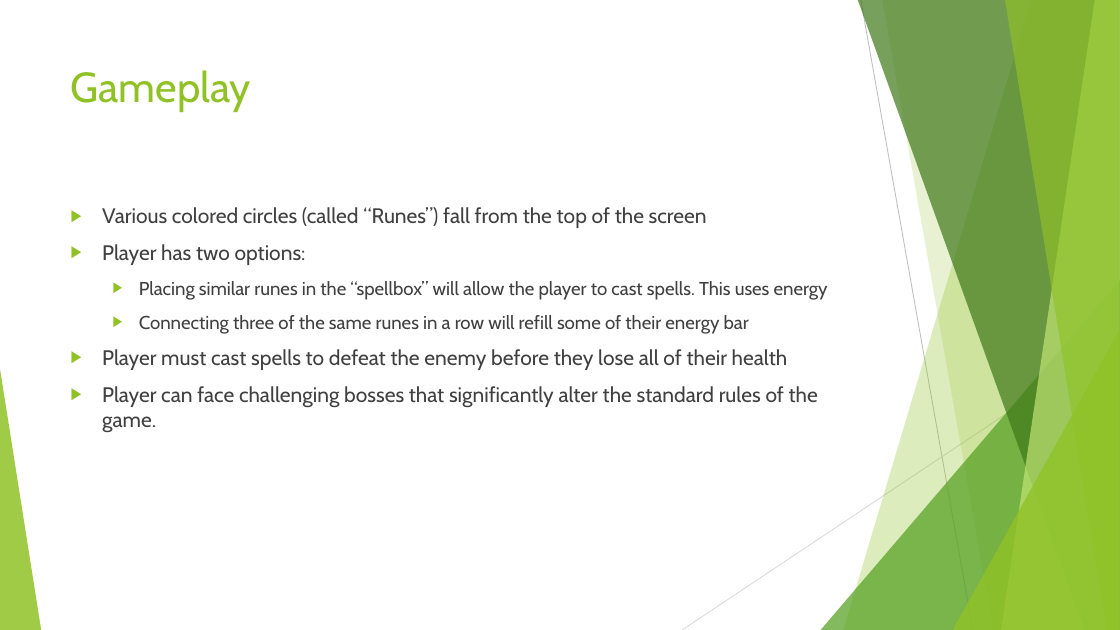
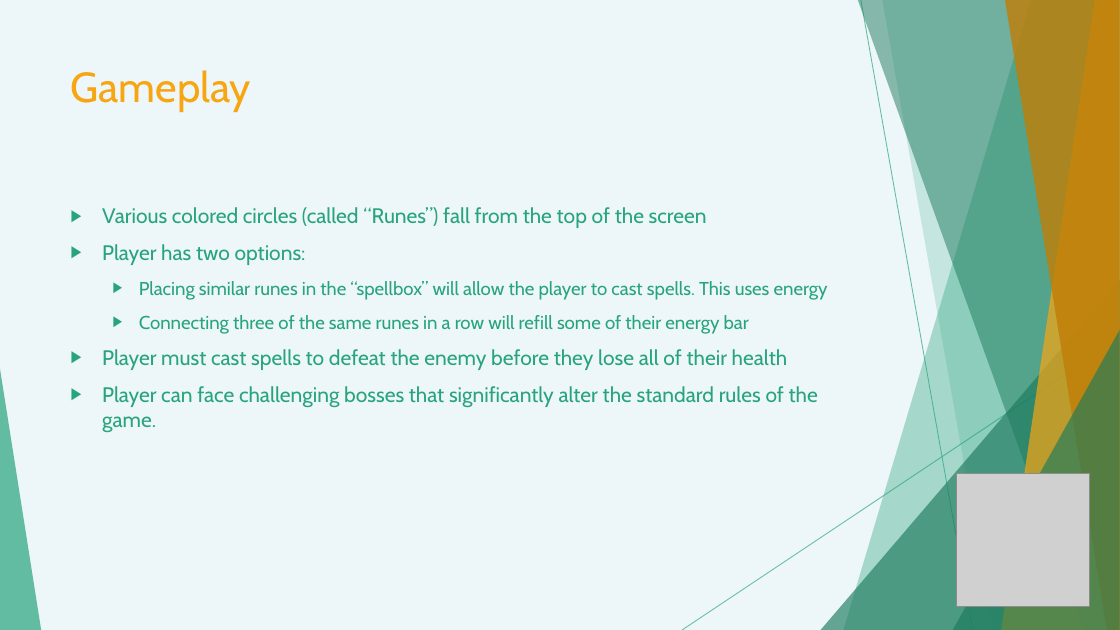
Before and after one commit to Cwalrus96/SeniorProject, a slide deck: slide 14 of Presentations/FinalPresentation.pptx (slide 13 before the commit). Drawn at 1120x630 pixels with LibreOffice and Linux fonts; fonts in the diff are those of the drawing; grey boxes stand for pictures. Boxes give left, top, right and bottom in pixels: in the first picture for what was removed or moved away, otherwise in the second. Text is boxed around its words. In the diff, an @@ line names an element or a change of style, - is before the commit and + after.

Commit message:
started working on adding game tree

```diff
--- a/Presentations/FinalPresentation.pptx
+++ b/Presentations/FinalPresentation.pptx
@@ background #FFFFFF to #EDF6F9 @@
@@ freeform shape at box(844, 0, 1120, 630): fill #90C226 at 30% opacity to #28A47C at 36% opacity @@
@@ freeform shape at box(858, 0, 1120, 630): fill #3F7819 at 70% opacity to #1E7B5D at 50% opacity @@
@@ line (861, 0) - (973, 630): stroke #BFBFBF 0.75 pt to #28A47C 0.75 pt @@
@@ freeform shape at box(882, 0, 1120, 630): fill #90C226 at 20% opacity to #28A47C at 20% opacity @@
@@ freeform shape at box(1002, 0, 1120, 630): fill #C0E474 at 70% opacity to #F7A511 at 70% opacity @@
@@ freeform shape at box(1005, 0, 1120, 630): fill #90C226 at 65% opacity to #C07E06 at 80% opacity @@
@@ title "Gameplay" at box(71, 70, 252, 112): text colour #90C226 to #F7A511 @@
@@ text "Various colored circles (called “Runes”) ..." at box(102, 207, 828, 433): text colour #404040 to #28A47C; bullet colour #90C226 to #28A47C @@
@@ triangle at box(821, 280, 1120, 630): fill #54A021 at 72% opacity to #1E7B5D at 66% opacity @@
@@ line (1120, 339) - (682, 630): stroke #D9D9D9 0.75 pt to #28A47C 0.75 pt @@
@@ triangle at box(953, 330, 1120, 630): fill #90C226 at 80% opacity to #1E7B5D at 66% opacity @@
@@ triangle at box(0, 369, 41, 630): fill #90C226 at 85% opacity to #28A47C at 70% opacity @@
@@ picture added at box(957, 474, 1090, 607) @@
```
Also in this commit, not shown: 15 other slides changed, 2 slides added, 35 other files.
